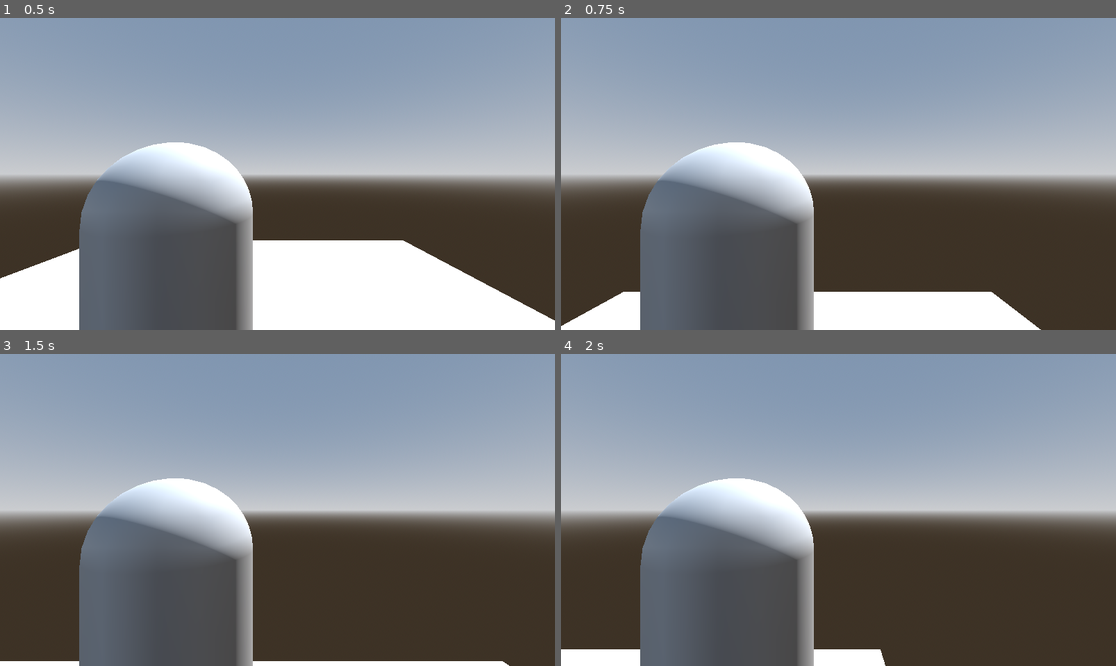
Above: before the commit, frames 1-4 (two rows, left to right).
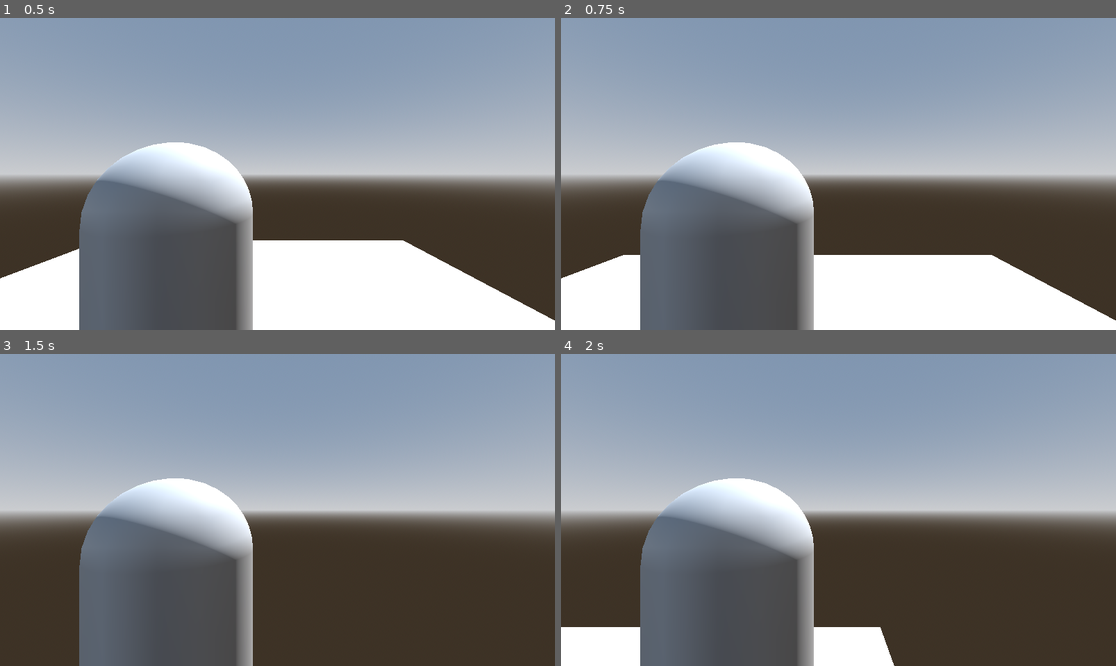
Above: after the commit, the same moments.

Repository: adrian-deguzman/over-the-shoulder-tps
Game: Godot game, scene res://scenes/world.tscn
The game is run twice, just before and just after one commit, with the same random seed, the same clock (stepped at 60 frames per second) and the same inputs.
Inputs:
- Up to frame 1 (0.5 s): no input
- Up to frame 2 (0.75 s): tap Enter (ui_accept) at 0.5, 0.6 s; hold W (up) from 0.53 s (still down)
- Up to frame 3 (1.5 s): tap Space (jump) at 0.77, 0.8, 1.07, 1.35 s; tap Enter (ui_accept) at 1.25 s; release W (up) at 1.28 s; hold D (down) from 1.28 s (still down)
- Up to frame 4 (2 s): keep holding D (down); tap Space (jump) at 1.52, 1.82 s; tap Enter (ui_accept) at 1.55 s

Frame 1 is identical in both runs. In frame 2, 8.1% of the frame differs, in the area x 0-100%, y 75-100%; in frame 3, 0.9%; in frame 4, 2.0%.

Commit message:
added: jump input map

Diff:
--- a/barrion-deguzman-tps/scripts/Player.gd
+++ b/barrion-deguzman-tps/scripts/Player.gd
@@ -11,7 +11,7 @@
 		velocity += get_gravity() * delta
 
 	# Handle jump.
-	if Input.is_action_just_pressed("ui_accept") and is_on_floor():
+	if Input.is_action_just_pressed("jump") and is_on_floor():
 		velocity.y = JUMP_VELOCITY
 
 	# Get the input direction and handle the movement/deceleration.
